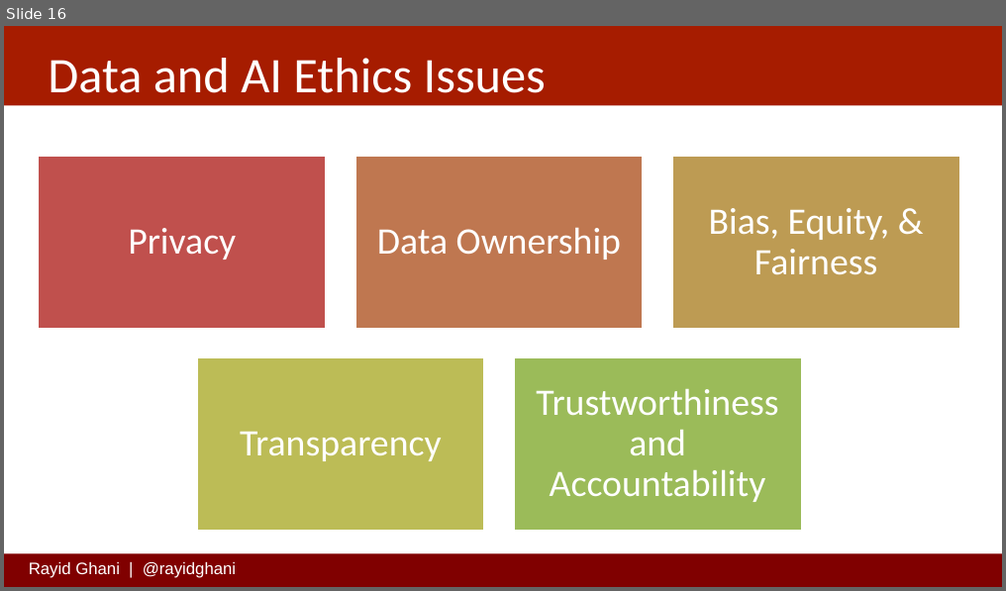
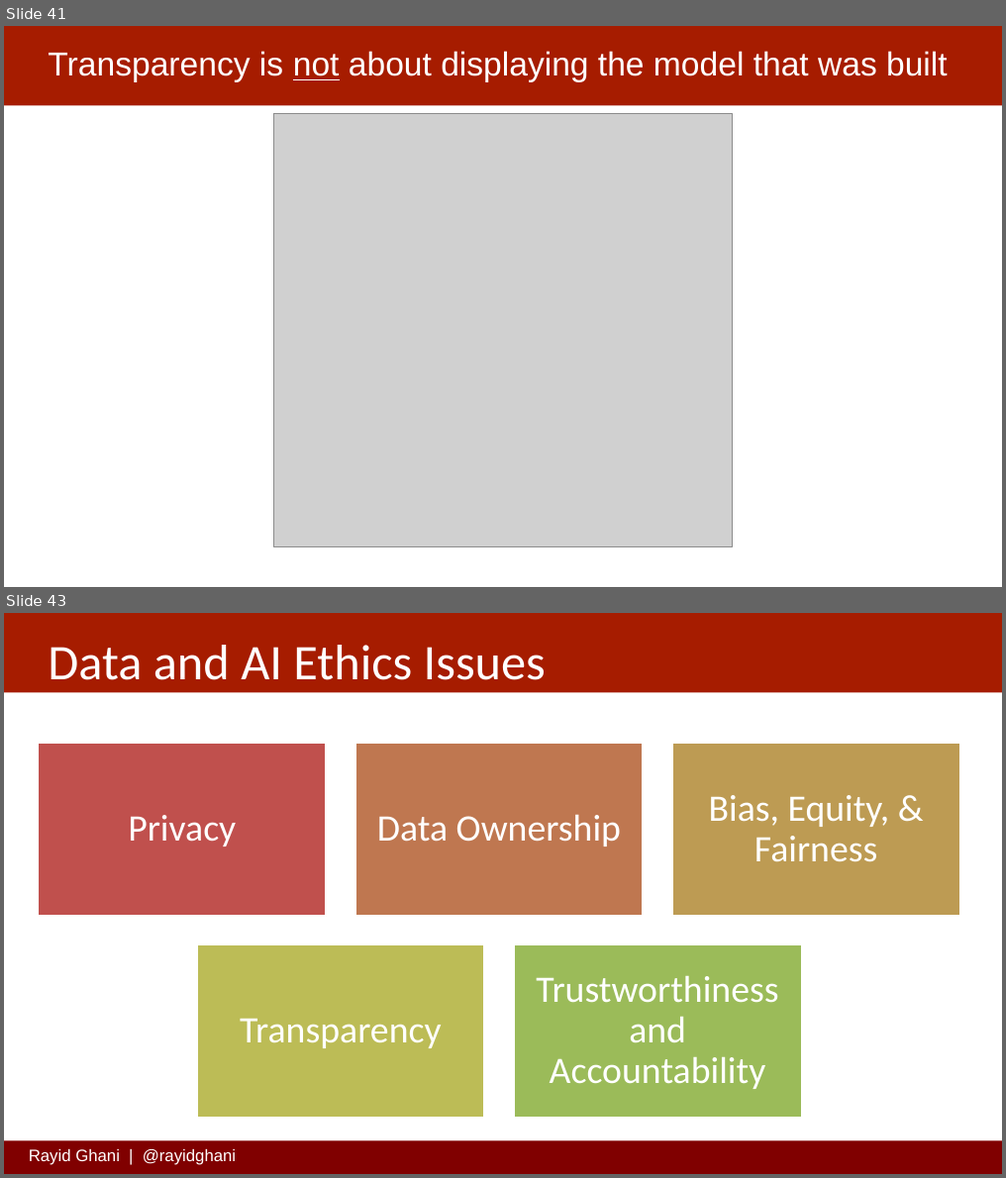
Before and after one commit to dssg/mlforpublicpolicylab, a slide deck: Lectures/EthicsOverview.pptx. Shown one above the other, each under a label of ours: slide 16 before the commit, slides 41 and 43 after it; the slides between them are not shown. The pictures are 1006x591 and 1006x1178 pixels, drawn with LibreOffice and Linux fonts; fonts in the diff are those of the drawing; grey boxes stand for pictures; background and template pictures are left out. Boxes give left, top, right and bottom in pixels: in the first picture for what was removed or moved away, otherwise in the second. Text is boxed around its words. In the diff, an @@ line names an element or a change of style, - is before the commit and + after.

```diff
--- a/Lectures/EthicsOverview.pptx
+++ b/Lectures/EthicsOverview.pptx
@@ slide 41 added at bbox=[4, 26, 1002, 587], background #FFFFFF; not listed: 1 template element that a slide beside it also shows @@
@@ title added at bbox=[48, 51, 947, 82], 32 pt, text #FFFFFF @@
+Transparency is not about displaying the model that was built
@@ picture added at bbox=[274, 113, 733, 548] @@
@@ what was slide 16 is now slide 43 @@
```
Also in this commit, not shown: 3 slides changed, 29 other slides added, 3 slides removed, 3 other files.
